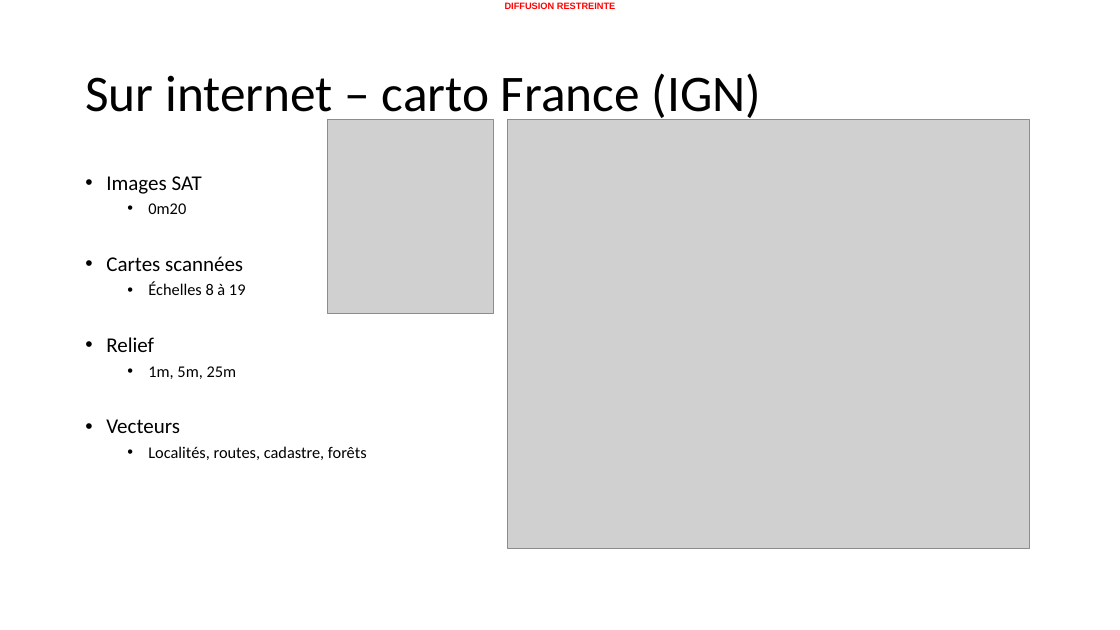
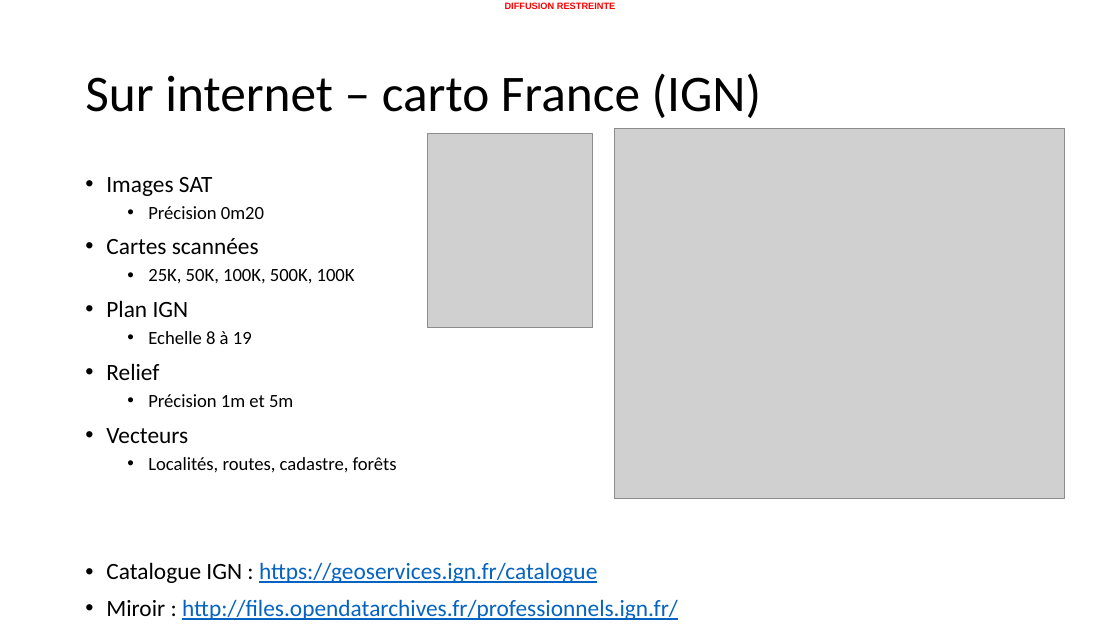
Before and after one commit to 20100dbg/OutilsGeo, a slide deck: slide 3 of cours/Guide - obtenir des cartes.pptx (slide 5 before the commit). Drawn at 1120x630 pixels with LibreOffice and Linux fonts; fonts in the diff are those of the drawing; grey boxes stand for pictures; background and template pictures are left out. Boxes give left, top, right and bottom in pixels: in the first picture for what was removed or moved away, otherwise in the second. Text is boxed around its words. In the diff, an @@ line names an element or a change of style, - is before the commit and + after.

```diff
--- a/cours/Guide - obtenir des cartes.pptx
+++ b/cours/Guide - obtenir des cartes.pptx
@@ picture: place and size @@
-picture at [328, 119, 493, 313]
+picture at [428, 134, 593, 328]
@@ picture: place and size @@
-picture at [507, 119, 1029, 549]
+picture at [614, 129, 1065, 499]
@@ text at [106, 177, 397, 472]: size 18 to 20 pt in "Images SAT", "Cartes scannées", "Relief", "Vecteurs"; size 14 to 16 pt in "Localités, routes, cadastre, forêts" @@
@@ text at [148, 206, 264, 219]: text changed; size 14 to 16 pt @@
-  • 0m20
+  • Précision 0m20
@@ text at [106, 269, 355, 344]: text changed; size 14 to 16 pt @@
-  • Échelles 8 à 19
+  • 25K, 50K, 100K, 500K, 100K
+• Plan IGN
+  • Echelle 8 à 19
@@ text at [148, 394, 293, 407]: text changed; size 14 to 16 pt @@
-  • 1m, 5m, 25m
+  • Précision 1m et 5m
@@ text at [106, 562, 678, 620]: paragraphs added @@
+• Catalogue IGN : https://geoservices.ign.fr/catalogue
+• Miroir : http://files.opendatarchives.fr/professionnels.ign.fr/
```
Also in this commit, not shown: 7 other slides changed, 10 slides added, 6 slides removed, 1 other file.
